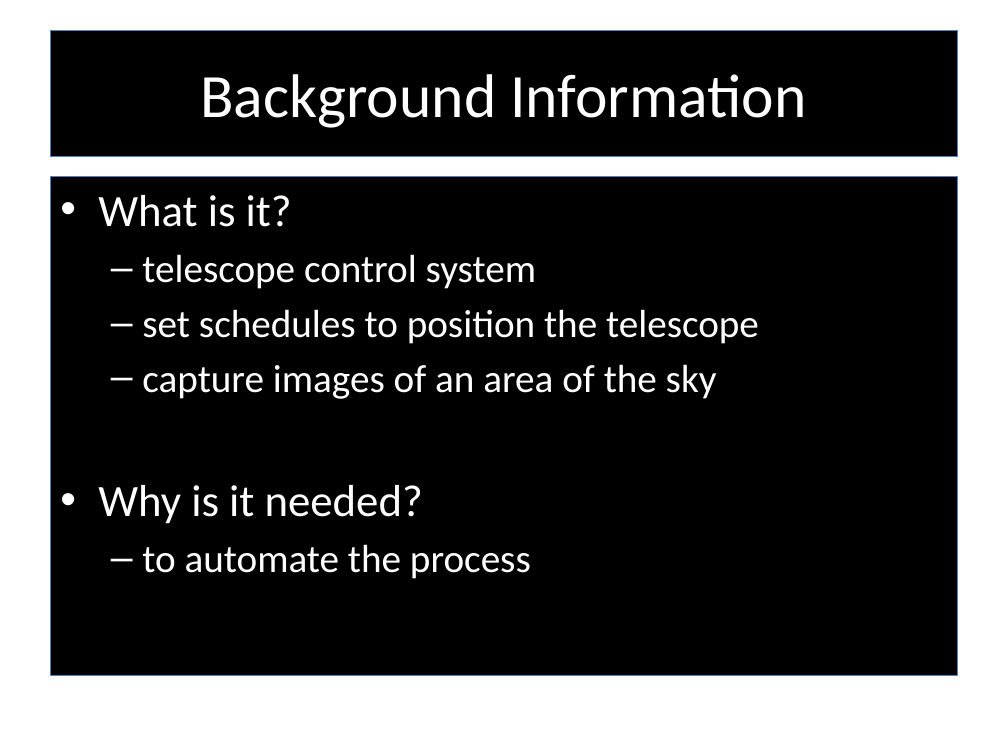
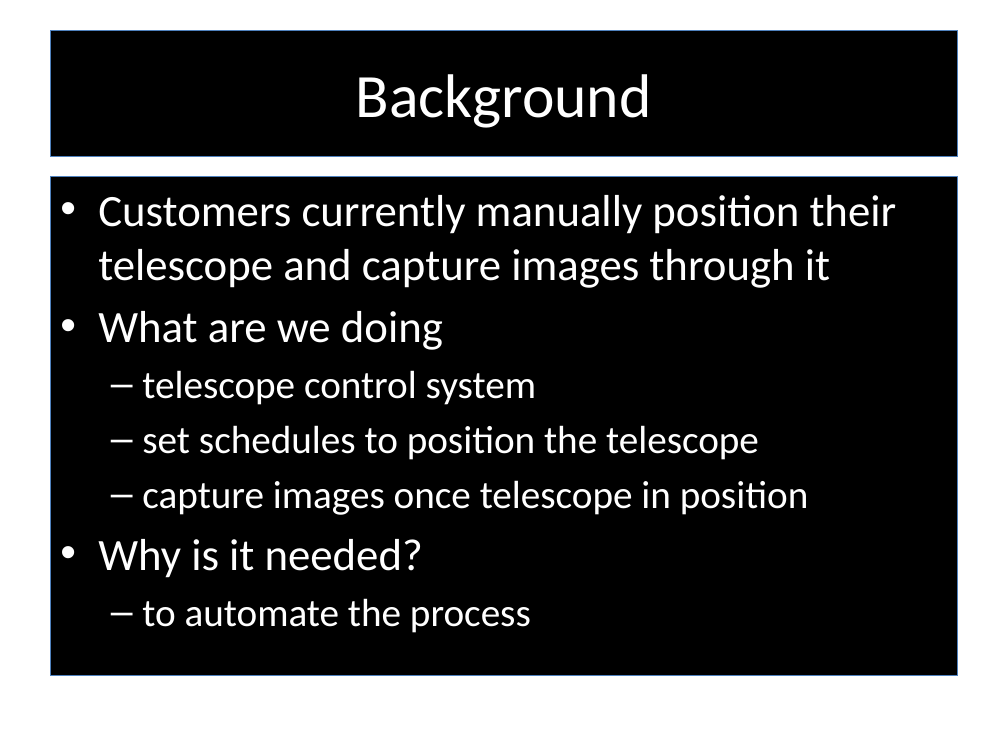
Before and after one commit to RedTeamCOSC470/Documentation, a slide deck: slide 2 of Stargazer_Presentation_Semester2.pptx. Drawn at 1008x756 pixels with LibreOffice and Linux fonts; fonts in the diff are those of the drawing; background and template pictures are left out. Boxes give left, top, right and bottom in pixels: in the first picture for what was removed or moved away, otherwise in the second. Text is boxed around its words. In the diff, an @@ line names an element or a change of style, - is before the commit and + after.

```diff
--- a/Stargazer_Presentation_Semester2.pptx
+++ b/Stargazer_Presentation_Semester2.pptx
@@ title at bbox=[356, 74, 652, 128]: text changed @@
-Background Information
+Background
@@ text at bbox=[98, 195, 897, 350]: text changed @@
-• What is it?
+• Customers currently manually position their telescope and capture images through it
+• What are we doing
@@ text at bbox=[142, 480, 809, 515]: text changed @@
-  – capture images of an area of the sky
+  – capture images once telescope in position
```
Also in this commit, not shown: 10 other slides changed, 8 slides added, 9 slides removed.
